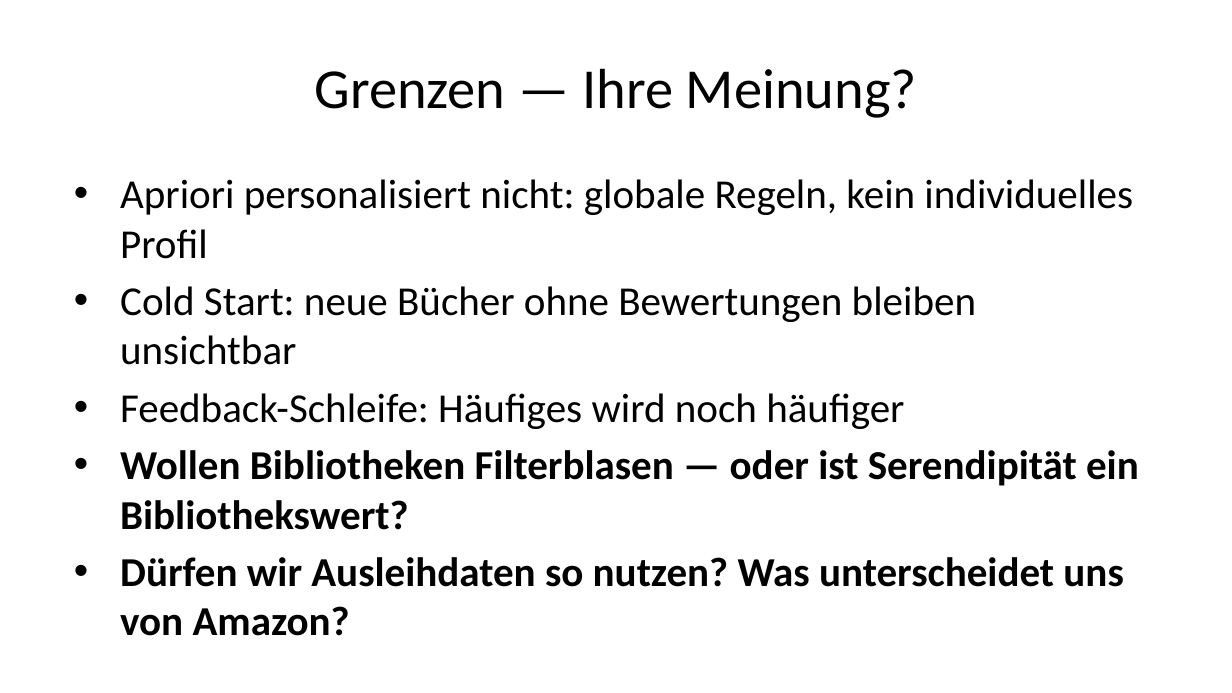
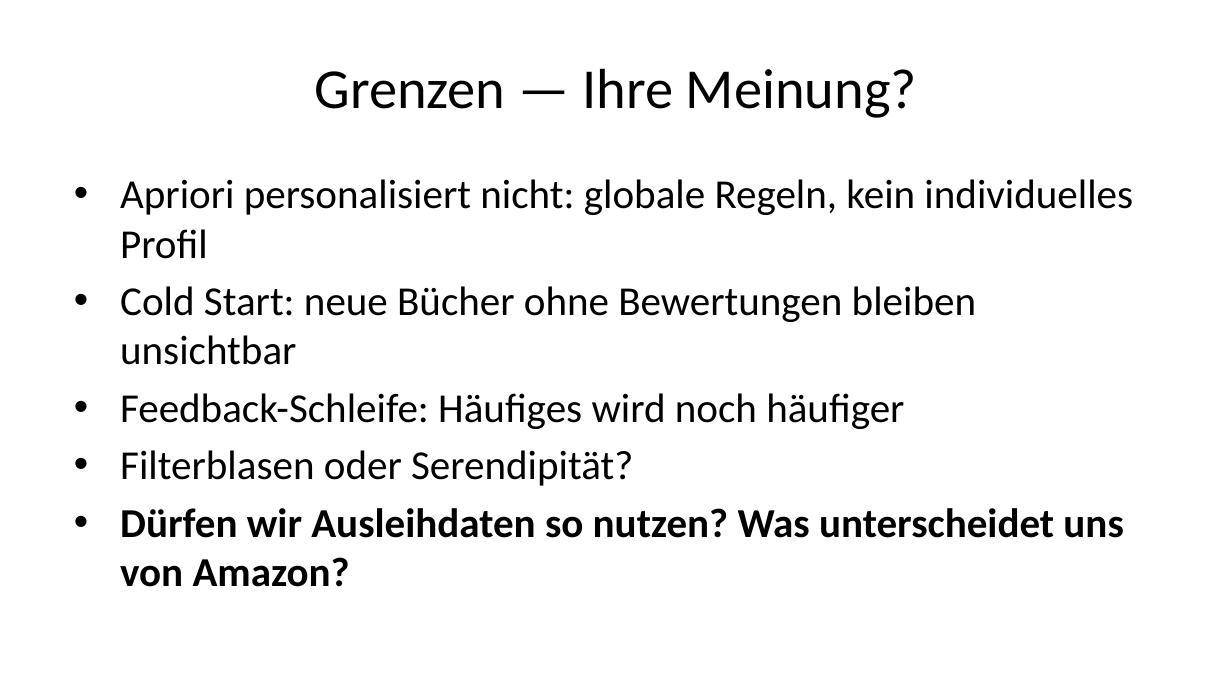
Before and after one commit to daswesen/2026-hu-berlin-data-mining, a slide deck: slide 76 of Konsultation_IBI_Deck.pptx (slide 73 before the commit). Drawn at 1232x693 pixels with LibreOffice and Linux fonts; fonts in the diff are those of the drawing. Boxes give left, top, right and bottom in pixels: in the first picture for what was removed or moved away, otherwise in the second. Text is boxed around its words. In the diff, an @@ line names an element or a change of style, - is before the commit and + after.

```diff
--- a/Konsultation_IBI_Deck.pptx
+++ b/Konsultation_IBI_Deck.pptx
@@ text at (120, 450, 633, 486): text changed; bold off @@
-• Wollen Bibliotheken Filterblasen — oder ist Serendipität ein Bibliothekswert?
+• Filterblasen oder Serendipität?
```
Also in this commit, not shown: 6 other slides changed, 3 slides added, 2 other files.
